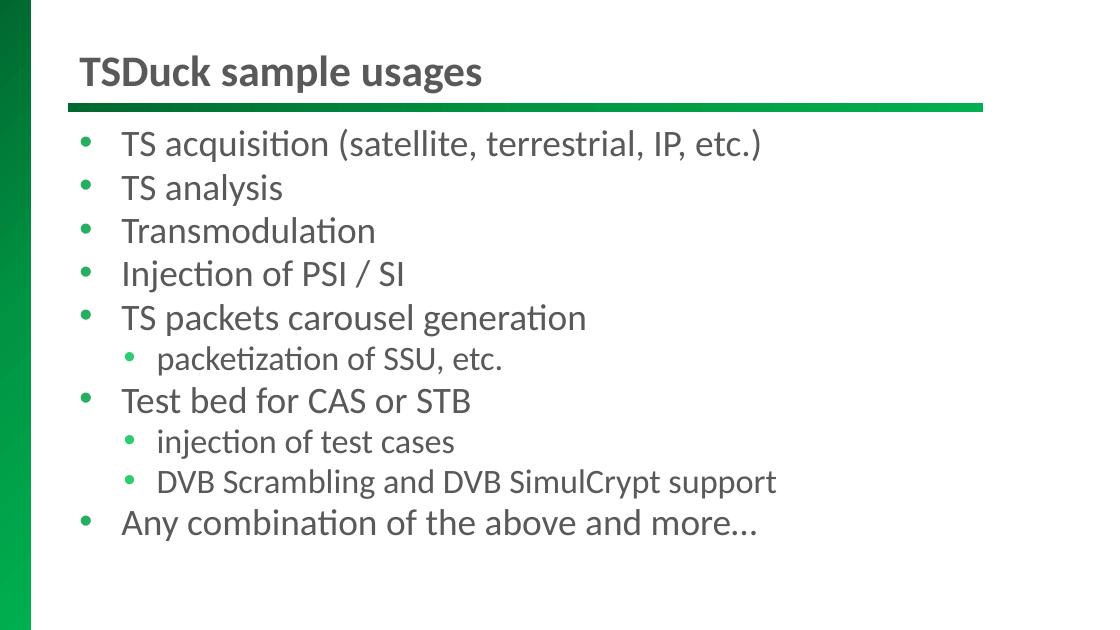
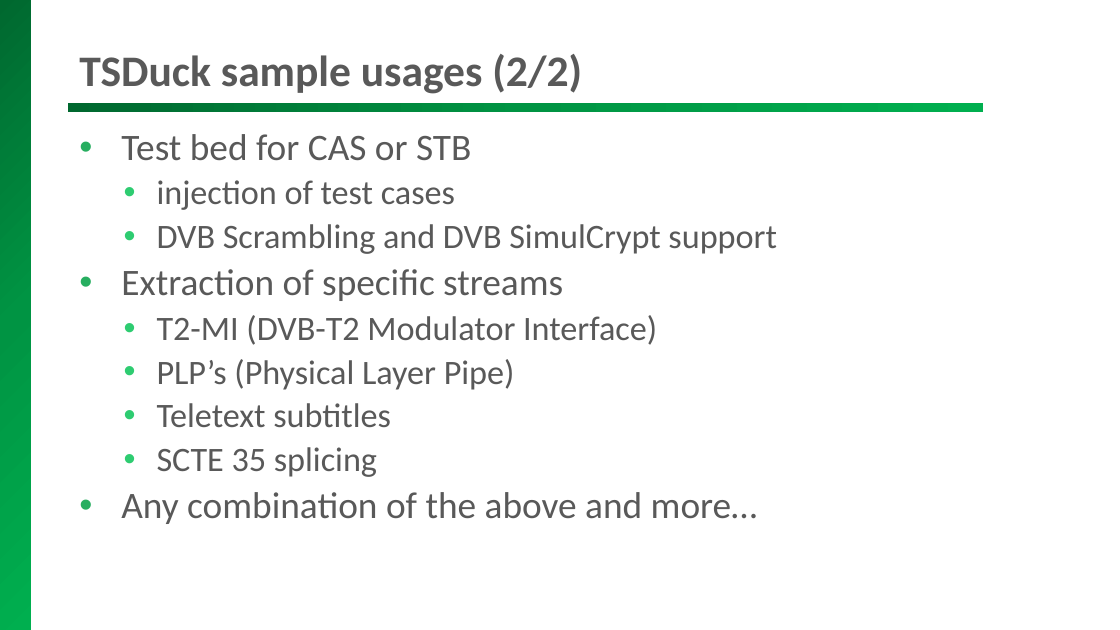
Before and after one commit to tsduck/tsduck, a slide deck: slide 5 of doc/tsduck-presentation.pptx (slide 4 before the commit). Drawn at 1120x630 pixels with LibreOffice and Linux fonts; fonts in the diff are those of the drawing; background and template pictures are left out. Boxes give left, top, right and bottom in pixels: in the first picture for what was removed or moved away, otherwise in the second. Text is boxed around its words. In the diff, an @@ line names an element or a change of style, - is before the commit and + after.

```diff
--- a/doc/tsduck-presentation.pptx
+++ b/doc/tsduck-presentation.pptx
@@ title at (x1=79, y1=54, x2=582, y2=94): text changed @@
-TSDuck sample usages
+TSDuck sample usages (2/2)
@@ text at (x1=121, y1=129, x2=762, y2=376): paragraphs removed @@
-• TS acquisition (satellite, terrestrial, IP, etc.)
-• TS analysis
-• Transmodulation
-• Injection of PSI / SI
-• TS packets carousel generation
-  • packetization of SSU, etc.
@@ text at (x1=121, y1=134, x2=777, y2=524): line spacing 0.8 to 0.9 @@
@@ text at (x1=121, y1=269, x2=657, y2=477): paragraphs added @@
+• Extraction of specific streams
+  • T2-MI (DVB-T2 Modulator Interface)
+  • PLP’s (Physical Layer Pipe)
+  • Teletext subtitles
+  • SCTE 35 splicing
```
Also in this commit, not shown: 10 other slides changed, 2 slides added, 6 other files.
